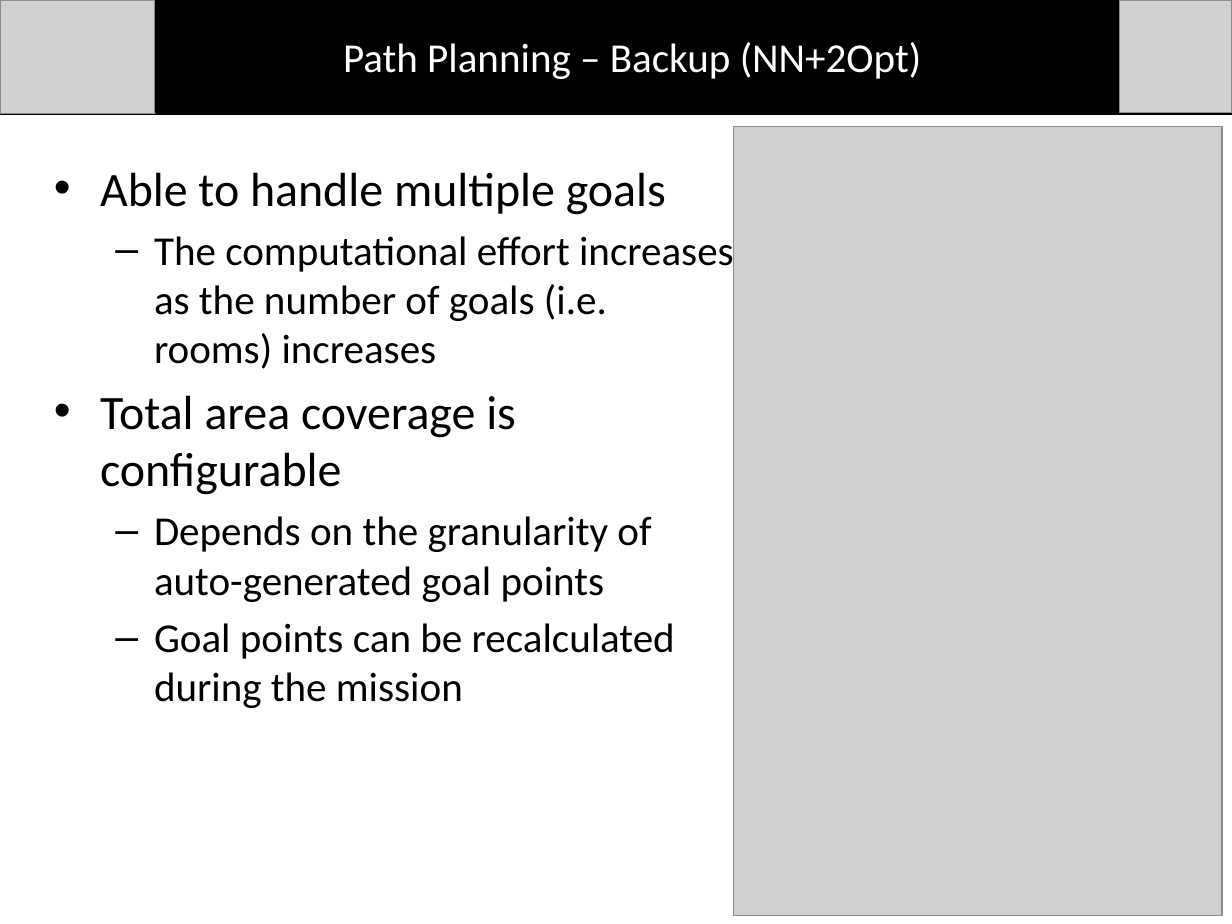
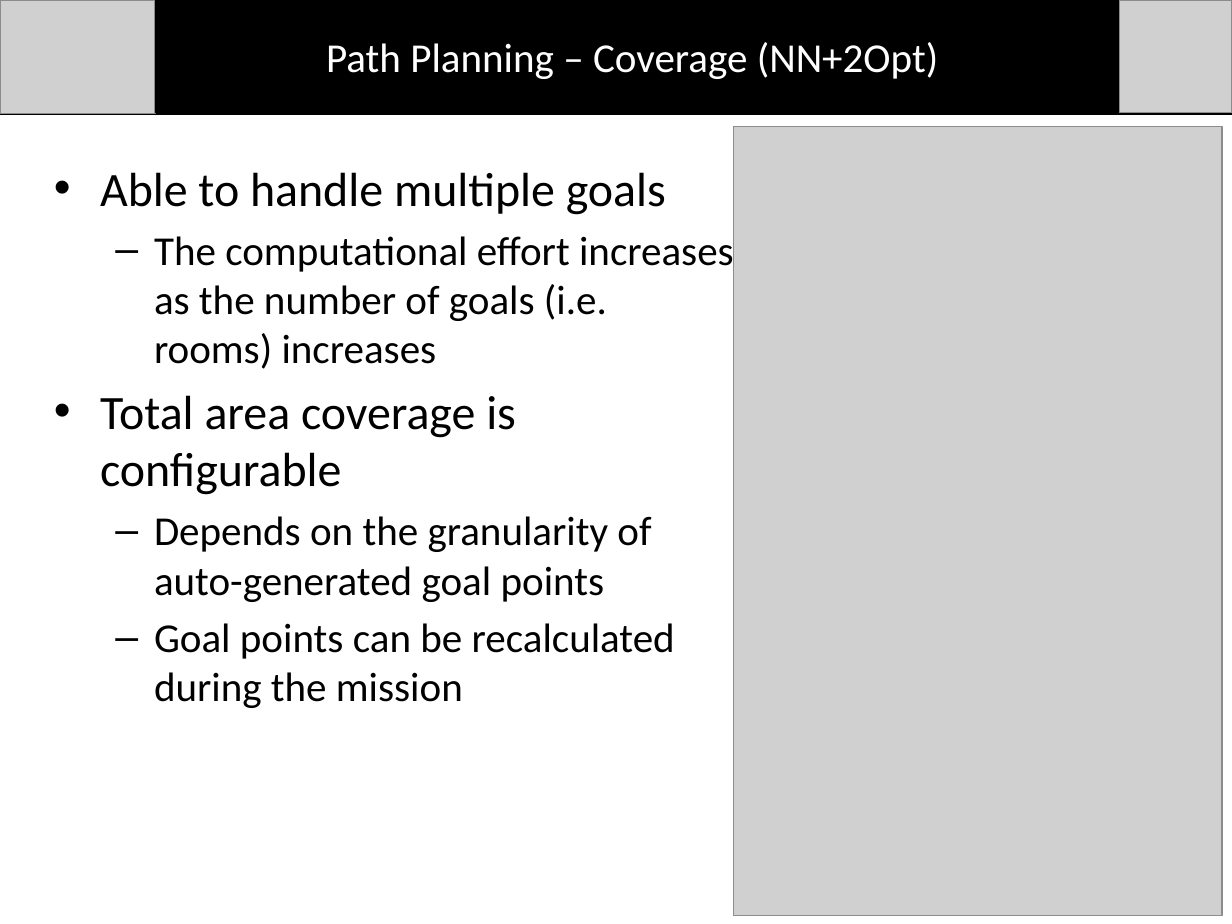
Before and after one commit to dtbinh/FlyNet, a slide deck: slide 7 of Presentations/CDR_Fall_2015/Individual_Slides/Bryce/PathPlanning.pptx (slide 13 before the commit). Drawn at 1232x924 pixels with LibreOffice and Linux fonts; fonts in the diff are those of the drawing; grey boxes stand for pictures. Boxes give left, top, right and bottom in pixels: in the first picture for what was removed or moved away, otherwise in the second. Text is boxed around its words. In the diff, an @@ line names an element or a change of style, - is before the commit and + after.

```diff
--- a/Presentations/CDR_Fall_2015/Individual_Slides/Bryce/PathPlanning.pptx
+++ b/Presentations/CDR_Fall_2015/Individual_Slides/Bryce/PathPlanning.pptx
@@ text at (x1=326, y1=42, x2=938, y2=79): text changed @@
-Path Planning – Backup (NN+2Opt)
+Path Planning – Coverage (NN+2Opt)
```
Also in this commit, not shown: 6 other slides changed, 1 slide added, 1 other file.
